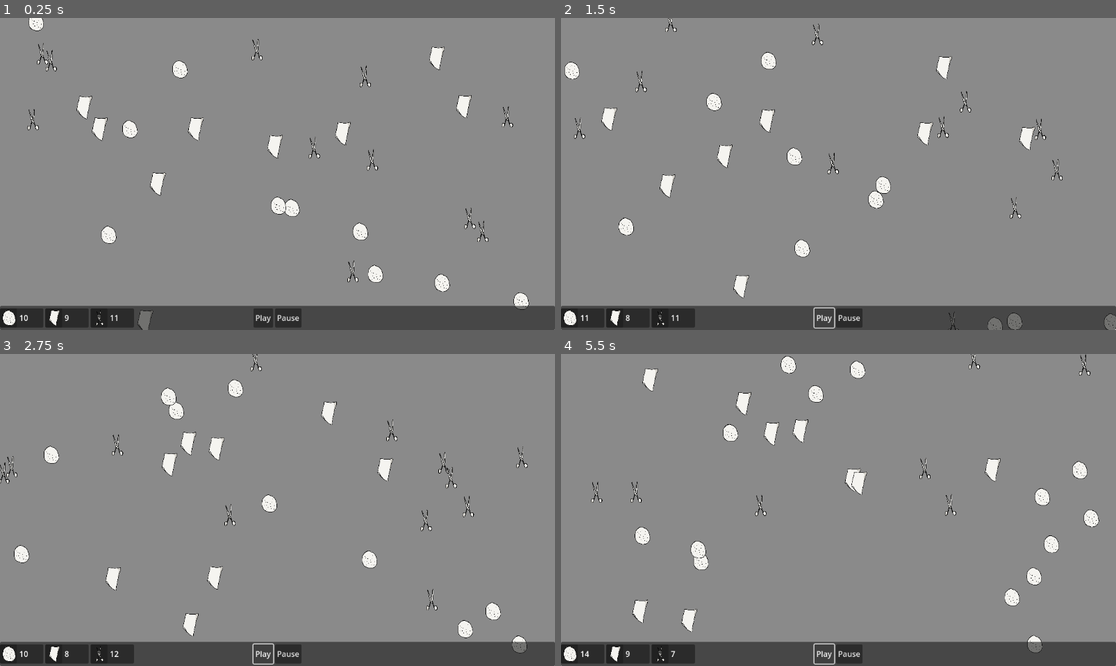
Above: before the commit, frames 1-4 (two rows, left to right).
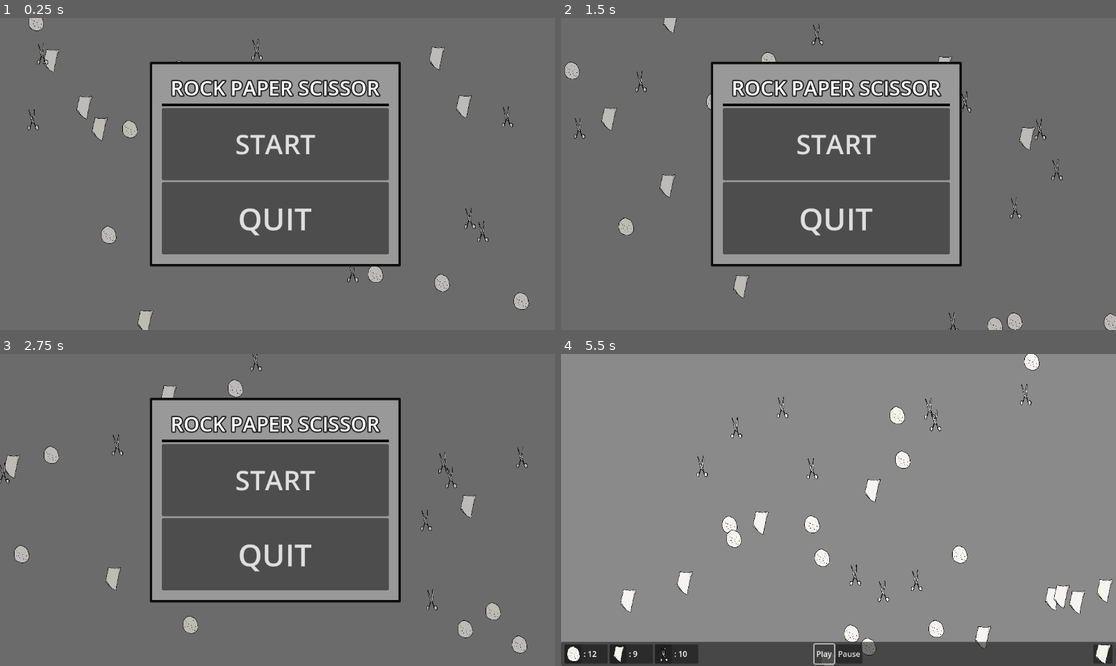
Above: after the commit, the same moments.

Repository: AN32-AN32/rock_paper_scissor
Game: Godot game, scene res://scenes/main.tscn
The game is run twice, just before and just after one commit, with the same random seed, the same clock (stepped at 60 frames per second) and the same inputs.
Inputs (mouse positions are in pixels of both pictures, inside the frame that each line leads up to):
- Up to frame 1 (0.25 s): no input
- Up to frame 2 (1.5 s): click (849, 317) at 0.5 s, where only the run before the commit has a clickable "Pause"; click (821, 317) at 1.25 s, where only the run before the commit has a clickable "Play"
- Up to frame 3 (2.75 s): click (260, 653) at 2 s, where only the run before the commit has a clickable "Play"
- Up to frame 4 (5.5 s): click (838, 478) at 2.75 s, where only the run after the commit has a clickable "START"; click "Pause" at 3.5 s; click (1104, 653) at 4.27 s; click "Play" at 5 s

The runs differ from the first frame. In frame 1, 92% of the frame differs, in the area x 0-100%, y 0-100%; in frame 2, 92%; in frame 3, 92%; in frame 4, 6.7%.

Commit message:
Refactored code, Added Music, Start Screen, Restart Screen

Diff:
--- a/project.godot
+++ b/project.godot
@@ -15,6 +15,14 @@
 config/features=PackedStringArray("4.5", "Forward Plus")
 config/icon="res://icon.svg"
 
+[input]
+
+left_click={
+"deadzone": 0.2,
+"events": [Object(InputEventMouseButton,"resource_local_to_scene":false,"resource_name":"","device":-1,"window_id":0,"alt_pressed":false,"shift_pressed":false,"ctrl_pressed":false,"meta_pressed":false,"button_mask":0,"position":Vector2(0, 0),"global_position":Vector2(0, 0),"factor":1.0,"button_index":1,"canceled":false,"pressed":false,"double_click":false,"script":null)
+]
+}
+
 [rendering]
 
 textures/canvas_textures/default_texture_filter=0
--- a/scenes/main.tscn
+++ b/scenes/main.tscn
@@ -1,15 +1,10 @@
-[gd_scene load_steps=3 format=3 uid="uid://dxc01mqg0klo1"]
+[gd_scene load_steps=4 format=3 uid="uid://dxc01mqg0klo1"]
 
 [ext_resource type="Script" uid="uid://cx5symep23wm2" path="res://scenes/manager.gd" id="1_o5qli"]
 [ext_resource type="PackedScene" uid="uid://cb8nbk8pmj0ru" path="res://scenes/ui.tscn" id="2_0wfyh"]
+[ext_resource type="AudioStream" uid="uid://csqfv5mmdy2ic" path="res://background_music.mp3" id="3_sugp2"]
 
-[node name="main" type="Control"]
-layout_mode = 3
-anchors_preset = 15
-anchor_right = 1.0
-anchor_bottom = 1.0
-grow_horizontal = 2
-grow_vertical = 2
+[node name="main" type="Node2D"]
 
 [node name="manager" type="Node" parent="."]
 script = ExtResource("1_o5qli")
@@ -21,4 +16,7 @@
 [node name="scissors" type="Node2D" parent="."]
 
 [node name="UI" parent="." instance=ExtResource("2_0wfyh")]
-layout_mode = 1
+
+[node name="AudioStreamPlayer2D" type="AudioStreamPlayer2D" parent="."]
+stream = ExtResource("3_sugp2")
+autoplay = true
--- a/scenes/manager.gd
+++ b/scenes/manager.gd
@@ -1,9 +1,11 @@
 extends Node
 
-@onready var piece : PackedScene = preload("res://scenes/piece.tscn")
+@onready var piece_scene : PackedScene = preload("res://scenes/piece.tscn")
 @onready var window_size : Vector2i = get_window().size
 @onready var gen_offset : int = 16
 @onready var gen_size : Vector2i = window_size - Vector2i(gen_offset, gen_offset)
+
+var pieces_tex : Array[Resource] = [preload("res://rock.png"), preload("res://paper.png"), preload("res://scissor.png")]
 
 @onready var rocks : Node = $"../rocks"
 @onready var papers : Node = $"../papers"
@@ -11,32 +13,101 @@
 @onready var ui : Node = $"../UI"
 
 const PIECE_COUNT : int = 10
-var gameOver : bool = false
+var in_menu_scr : bool = false
+var pause : bool = false
+var mousePressed : bool = false
+var selected_type : int = 0
 
-func generate(node : Node, type : int) -> void:
+@export var spawn_cooldown := 0.5 # seconds
+var last_spawn_time := 0.0
+var last_spawn_pos := Vector2.ZERO
+
+func spawn(type: int, position: Vector2) -> void:
+	var new_piece = piece_scene.instantiate()
+	new_piece.setup(self)
+	change_type(new_piece, type)
+	new_piece.position = position
+
+func generate(type : int) -> void:
 	for i in range(PIECE_COUNT):
-		var new_piece = piece.instantiate()
-		new_piece.setup(rocks, papers, scissors)
-		new_piece.set_type(type)
-		new_piece.position = Vector2(randi_range(gen_offset, gen_size.x), randi_range(gen_offset, gen_size.y))
+		spawn(type, Vector2(randi_range(gen_offset, gen_size.x), randi_range(gen_offset, gen_size.y)))
+
+func set_pause(state: bool) -> void:
+	pause = state
+
+func change_mouse_type() -> Resource:
+	selected_type = (selected_type + 1) % 3
+	return pieces_tex[selected_type]
+
+func change_type(node: Node, type: int):
+	if in_menu_scr:
+		return
+
+	if node.get_parent():
+		node.get_parent().call_deferred('remove_child', node)
+	match type:
+		0:
+			rocks.call_deferred('add_child', node)
+		1:
+			papers.call_deferred('add_child', node)
+		2:
+			scissors.call_deferred('add_child', node)
+
+	node.set_texture(pieces_tex[type])
+	node.set_type(type)
+
+func clear_n_fill_board() -> void:
+	for child in rocks.get_children() + papers.get_children() + scissors.get_children():
+		child.queue_free()
+	in_menu_scr = false
+	for i in range(0, 3): generate(i)
+	in_menu_scr = true
+
+func start() -> void:
+	clear_n_fill_board()
+	in_menu_scr = false
 
 func _ready() -> void:
-	generate(rocks, 0)
-	generate(papers, 1)
-	generate(scissors, 2)
+	for i in range(0, 3): generate(i)
+	in_menu_scr = true
+
+func _input(event) -> void:
+	if event is InputEventMouseButton:
+		if event.button_index == MOUSE_BUTTON_LEFT and event.pressed:
+			mousePressed = true
+		if event.button_index == MOUSE_BUTTON_LEFT and not event.pressed:
+			mousePressed = false
+
 func _process(delta: float) -> void:
 	ui.set_count(rocks.get_child_count(), papers.get_child_count(), scissors.get_child_count())
-	if rocks.get_child_count() == PIECE_COUNT * 3:
-		print("Rocks Win!")
-		gameOver = true
-	if papers.get_child_count() == PIECE_COUNT * 3:
-		print("Paper Win!")
-		gameOver = true
-	if scissors.get_child_count() == PIECE_COUNT * 3:
-		print("Scissor Win!")
-		gameOver = true
+	if !papers.get_child_count() && !scissors.get_child_count():
+		ui.on_game_over("ROCK WINS!")
+		clear_n_fill_board()
+		in_menu_scr = true
+	if !rocks.get_child_count() && !scissors.get_child_count():
+		ui.on_game_over("PAPER WINS!")
+		clear_n_fill_board()
+		in_menu_scr = true
+	if !papers.get_child_count() && !rocks.get_child_count():
+		ui.on_game_over("SCISSOR WINS!")
+		clear_n_fill_board()
+		in_menu_scr = true
 
-	if !gameOver:
+	if Input.is_action_just_pressed("ui_accept"):
+		ui.on_game_over("SCISSOR WINS!")
+		clear_n_fill_board()
+		in_menu_scr = true
+
+	if !pause:
+		if mousePressed:
+			var now = Time.get_ticks_msec() / 1000.0
+			if (now - last_spawn_time > spawn_cooldown) || (get_viewport().get_mouse_position().distance_to(last_spawn_pos) > 5):
+				spawn(
+					selected_type,
+					get_viewport().get_mouse_position()
+				)
+				last_spawn_time = now
+				last_spawn_pos = get_viewport().get_mouse_position()
 		for piece in rocks.get_children() + papers.get_children() + scissors.get_children():
 			piece.move(delta)
 			piece.collision(window_size)
--- a/scenes/piece.gd
+++ b/scenes/piece.gd
@@ -5,13 +5,7 @@
 var borderOff: int = 8
 var type : int
 
-var rock_tex = preload("res://rock.png")
-var paper_tex = preload("res://paper.png")
-var scissor_tex = preload("res://scissor.png")
-
-var rocks : Node;
-var papers : Node;
-var scissors : Node;
+var manager: Node;
 
 func _ready() -> void:
 	velocity = Vector2(randf_range(-1, 1), randf_range(-1, 1))
@@ -19,25 +13,14 @@
 func move(dt: float) -> void:
 	position += velocity * speed * dt
 
-func setup(rock_node: Node, paper_node: Node, scissor_node: Node):
-	rocks = rock_node
-	papers = paper_node
-	scissors = scissor_node
+func setup(manager_node: Node):
+	manager = manager_node
 
-func set_type(paramType: int) -> void:
-	type = paramType
-	if self.get_parent():
-		get_parent().call_deferred('remove_child', self)
-	match type:
-		0:
-			$Sprite2D.texture = rock_tex
-			rocks.call_deferred('add_child', self)
-		1:
-			$Sprite2D.texture = paper_tex
-			papers.call_deferred('add_child', self)
-		2:
-			$Sprite2D.texture = scissor_tex
-			scissors.call_deferred('add_child', self)
+func set_texture(tex: Resource) -> void:
+	$Sprite2D.texture = tex
+
+func set_type(param: int) -> void:
+	type = param
 
 func collision(border: Vector2i) -> void:
 	if position.x <= borderOff || position.x >= border.x - borderOff:
@@ -47,14 +30,14 @@
 
 func _on_area_entered(area: Area2D) -> void:
 	if type == 0 && area.type == 1:
-		set_type(area.type)
+		manager.change_type(self, area.type)
 	elif type == 1 && area.type == 0:
-		area.set_type(type)
+		manager.change_type(area, type)
 	elif type == 1 && area.type == 2:
-		set_type(area.type)
+		manager.change_type(self, area.type)
 	elif type == 2 && area.type == 1:
-		area.set_type(type)
+		manager.change_type(area, type)
 	elif type == 2 && area.type == 0:
-		set_type(area.type)
+		manager.change_type(self, area.type)
 	elif type == 0 && area.type == 2:
-		area.set_type(type)
+		manager.change_type(area, type)
--- a/scenes/ui.gd
+++ b/scenes/ui.gd
@@ -1,10 +1,40 @@
-extends Control
+extends CanvasLayer
 
 @onready var rock_label : Node = $BottomPanel/StatsContainer/RockPanel/Rocks
 @onready var paper_label : Node = $BottomPanel/StatsContainer/PaperPanel/Papers
 @onready var scissor_label : Node = $BottomPanel/StatsContainer/ScissorPanel/Scissors
+@onready var type_button: Node = $BottomPanel/AddContainer/TypeButton
 
 func set_count(rock_count: int, paper_count: int, scissor_count: int) -> void:
-	rock_label.text = str(rock_count)
-	paper_label.text = str(paper_count)
-	scissor_label.text = str(scissor_count)
+	rock_label.text = ": " + str(rock_count)
+	paper_label.text = ": " + str(paper_count)
+	scissor_label.text = ": " + str(scissor_count)
+
+func on_game_over(text: String) -> void:
+	$GameOver/PanelContainer/MarginContainer/VBoxContainer/Label.text = text
+	$GameOver.show()
+	$BottomPanel.hide()
+
+func _on_pause_button_pressed() -> void:
+	$"../manager".set_pause(true)
+
+func _on_play_button_pressed() -> void:
+	$"../manager".set_pause(false)
+
+func _on_type_button_pressed() -> void:
+	type_button.texture_normal = $"../manager".change_mouse_type()
+
+func _on_restart_button_pressed() -> void:
+	$"../manager".start()
+	$GameOver.hide()
+	$BottomPanel.show()
+
+
+func _on_quit_button_pressed() -> void:
+	get_tree().quit()
+
+
+func _on_start_button_pressed() -> void:
+	$"../manager".start()
+	$StartScreen.hide()
+	$BottomPanel.show()
--- a/scenes/ui.tscn
+++ b/scenes/ui.tscn
@@ -1,22 +1,32 @@
-[gd_scene load_steps=5 format=3 uid="uid://cb8nbk8pmj0ru"]
+[gd_scene load_steps=7 format=3 uid="uid://cb8nbk8pmj0ru"]
 
 [ext_resource type="Script" uid="uid://bqa16qt0gio6s" path="res://scenes/ui.gd" id="1_gdt2y"]
 [ext_resource type="Texture2D" uid="uid://b0cw0ws8wb1fn" path="res://rock.png" id="1_nt7q6"]
 [ext_resource type="Texture2D" uid="uid://b1lp08ewmupq3" path="res://paper.png" id="2_yev5y"]
 [ext_resource type="Texture2D" uid="uid://dhayw288lkfrc" path="res://scissor.png" id="3_gdt2y"]
 
-[node name="UI" type="Control"]
-layout_mode = 3
-anchors_preset = 15
-anchor_right = 1.0
-anchor_bottom = 1.0
-grow_horizontal = 2
-grow_vertical = 2
+[sub_resource type="StyleBoxFlat" id="StyleBoxFlat_gdt2y"]
+border_width_left = 5
+border_width_top = 5
+border_width_right = 5
+border_width_bottom = 5
+border_color = Color(0.05197095, 0.051970974, 0.051970884, 1)
+corner_radius_top_left = 2
+corner_radius_top_right = 2
+corner_radius_bottom_right = 2
+corner_radius_bottom_left = 2
+
+[sub_resource type="LabelSettings" id="LabelSettings_gdt2y"]
+font_size = 42
+outline_size = 10
+outline_color = Color(0.12225223, 0.12225223, 0.12225223, 1)
+
+[node name="UI" type="CanvasLayer"]
 script = ExtResource("1_gdt2y")
 
 [node name="BottomPanel" type="Panel" parent="."]
+visible = false
 custom_minimum_size = Vector2(0, 50)
-layout_mode = 1
 anchors_preset = 12
 anchor_top = 1.0
 anchor_right = 1.0
@@ -26,8 +36,10 @@
 
 [node name="StatsContainer" type="HBoxContainer" parent="BottomPanel"]
 layout_mode = 1
-anchors_preset = 4
-anchor_top = 0.5
+anchors_preset = -1
+anchor_left = 0.006
+anchor_top = 0.5
+anchor_right = 0.006
 anchor_bottom = 0.5
 offset_top = -20.0
 offset_right = 91.0
@@ -123,10 +135,163 @@
 grow_horizontal = 2
 grow_vertical = 2
 
-[node name="Button" type="Button" parent="BottomPanel/ControlsContainer"]
+[node name="PlayButton" type="Button" parent="BottomPanel/ControlsContainer"]
 layout_mode = 2
 text = "Play"
 
-[node name="Button2" type="Button" parent="BottomPanel/ControlsContainer"]
+[node name="PauseButton" type="Button" parent="BottomPanel/ControlsContainer"]
 layout_mode = 2
 text = "Pause"
+
+[node name="AddContainer" type="Panel" parent="BottomPanel"]
+layout_mode = 1
+anchors_preset = -1
+anchor_left = 0.994
+anchor_top = 0.5
+anchor_right = 0.994
+anchor_bottom = 0.5
+offset_left = -40.0
+offset_top = -20.0
+offset_bottom = 20.0
+grow_horizontal = 0
+grow_vertical = 2
+metadata/_edit_use_anchors_ = true
+
+[node name="TypeButton" type="TextureButton" parent="BottomPanel/AddContainer"]
+custom_minimum_size = Vector2(32, 32)
+layout_mode = 1
+anchors_preset = 8
+anchor_left = 0.5
+anchor_top = 0.5
+anchor_right = 0.5
+anchor_bottom = 0.5
+offset_left = -16.0
+offset_top = -20.0
+offset_right = 16.0
+offset_bottom = 20.0
+grow_horizontal = 2
+grow_vertical = 2
+texture_normal = ExtResource("1_nt7q6")
+ignore_texture_size = true
+stretch_mode = 0
+
+[node name="GameOver" type="ColorRect" parent="."]
+visible = false
+anchors_preset = 15
+anchor_right = 1.0
+anchor_bottom = 1.0
+grow_horizontal = 2
+grow_vertical = 2
+color = Color(0.039215688, 0.039215688, 0.039215688, 0.24313726)
+
+[node name="PanelContainer" type="PanelContainer" parent="GameOver"]
+layout_mode = 1
+anchors_preset = 8
+anchor_left = 0.5
+anchor_top = 0.5
+anchor_right = 0.5
+anchor_bottom = 0.5
+offset_left = -146.0
+offset_top = -174.0
+offset_right = 144.0
+offset_bottom = 130.0
+grow_horizontal = 2
+grow_vertical = 2
+theme_override_styles/panel = SubResource("StyleBoxFlat_gdt2y")
+
+[node name="MarginContainer" type="MarginContainer" parent="GameOver/PanelContainer"]
+layout_mode = 2
+theme_override_constants/margin_left = 20
+theme_override_constants/margin_top = 20
+theme_override_constants/margin_right = 20
+theme_override_constants/margin_bottom = 20
+
+[node name="VBoxContainer" type="VBoxContainer" parent="GameOver/PanelContainer/MarginContainer"]
+layout_mode = 2
+
+[node name="Label" type="Label" parent="GameOver/PanelContainer/MarginContainer/VBoxContainer"]
+layout_mode = 2
+text = "SCISSOR WINS!"
+label_settings = SubResource("LabelSettings_gdt2y")
+horizontal_alignment = 1
+
+[node name="ColorRect" type="ColorRect" parent="GameOver/PanelContainer/MarginContainer/VBoxContainer"]
+custom_minimum_size = Vector2(0, 5)
+layout_mode = 2
+color = Color(0, 0, 0, 1)
+
+[node name="RestartButton" type="Button" parent="GameOver/PanelContainer/MarginContainer/VBoxContainer"]
+layout_mode = 2
+size_flags_vertical = 3
+theme_override_font_sizes/font_size = 56
+text = "RESTART"
+
+[node name="QuitButton" type="Button" parent="GameOver/PanelContainer/MarginContainer/VBoxContainer"]
+layout_mode = 2
+size_flags_vertical = 3
+theme_override_font_sizes/font_size = 64
+text = "QUIT"
+
+[node name="StartScreen" type="ColorRect" parent="."]
+anchors_preset = 15
+anchor_right = 1.0
+anchor_bottom = 1.0
+grow_horizontal = 2
+grow_vertical = 2
+color = Color(0.039215688, 0.039215688, 0.039215688, 0.24313726)
+
+[node name="PanelContainer" type="PanelContainer" parent="StartScreen"]
+layout_mode = 1
+anchors_preset = 8
+anchor_left = 0.5
+anchor_top = 0.5
+anchor_right = 0.5
+anchor_bottom = 0.5
+offset_left = -265.0
+offset_top = -233.0
+offset_right = 256.0
+offset_bottom = 192.0
+grow_horizontal = 2
+grow_vertical = 2
+theme_override_styles/panel = SubResource("StyleBoxFlat_gdt2y")
+
+[node name="MarginContainer" type="MarginContainer" parent="StartScreen/PanelContainer"]
+layout_mode = 2
+theme_override_constants/margin_left = 20
+theme_override_constants/margin_top = 20
+theme_override_constants/margin_right = 20
+theme_override_constants/margin_bottom = 20
+
+[node name="VBoxContainer" type="VBoxContainer" parent="StartScreen/PanelContainer/MarginContainer"]
+layout_mode = 2
+
+[node name="Label" type="Label" parent="StartScreen/PanelContainer/MarginContainer/VBoxContainer"]
+layout_mode = 2
+text = "ROCK PAPER SCISSOR"
+label_settings = SubResource("LabelSettings_gdt2y")
+horizontal_alignment = 1
+
+[node name="ColorRect" type="ColorRect" parent="StartScreen/PanelContainer/MarginContainer/VBoxContainer"]
+custom_minimum_size = Vector2(0, 5)
+layout_mode = 2
+color = Color(0, 0, 0, 1)
+
+[node name="StartButton" type="Button" parent="StartScreen/PanelContainer/MarginContainer/VBoxContainer"]
+layout_mode = 2
+size_flags_vertical = 3
+theme_override_font_sizes/font_size = 56
+text = "START"
+
+[node name="QuitButton" type="Button" parent="StartScreen/PanelContainer/MarginContainer/VBoxContainer"]
+layout_mode = 2
+size_flags_vertical = 3
+theme_override_font_sizes/font_size = 64
+text = "QUIT"
+
+[connection signal="pressed" from="BottomPanel/ControlsContainer/PlayButton" to="." method="_on_play_button_pressed"]
+[connection signal="pressed" from="BottomPanel/ControlsContainer/PauseButton" to="." method="_on_pause_button_pressed"]
+[connection signal="pressed" from="BottomPanel/AddContainer/TypeButton" to="." method="_on_type_button_pressed"]
+[connection signal="pressed" from="GameOver/PanelContainer/MarginContainer/VBoxContainer/RestartButton" to="." method="_on_restart_button_pressed"]
+[connection signal="pressed" from="GameOver/PanelContainer/MarginContainer/VBoxContainer/QuitButton" to="." method="_on_quit_button_pressed"]
+[connection signal="pressed" from="StartScreen/PanelContainer/MarginContainer/VBoxContainer/StartButton" to="." method="_on_start_button_pressed"]
+[connection signal="pressed" from="StartScreen/PanelContainer/MarginContainer/VBoxContainer/QuitButton" to="." method="_on_quit_button_pressed"]
Not shown, added: background_music.mp3.import
Not shown, added: background_music.mp3
